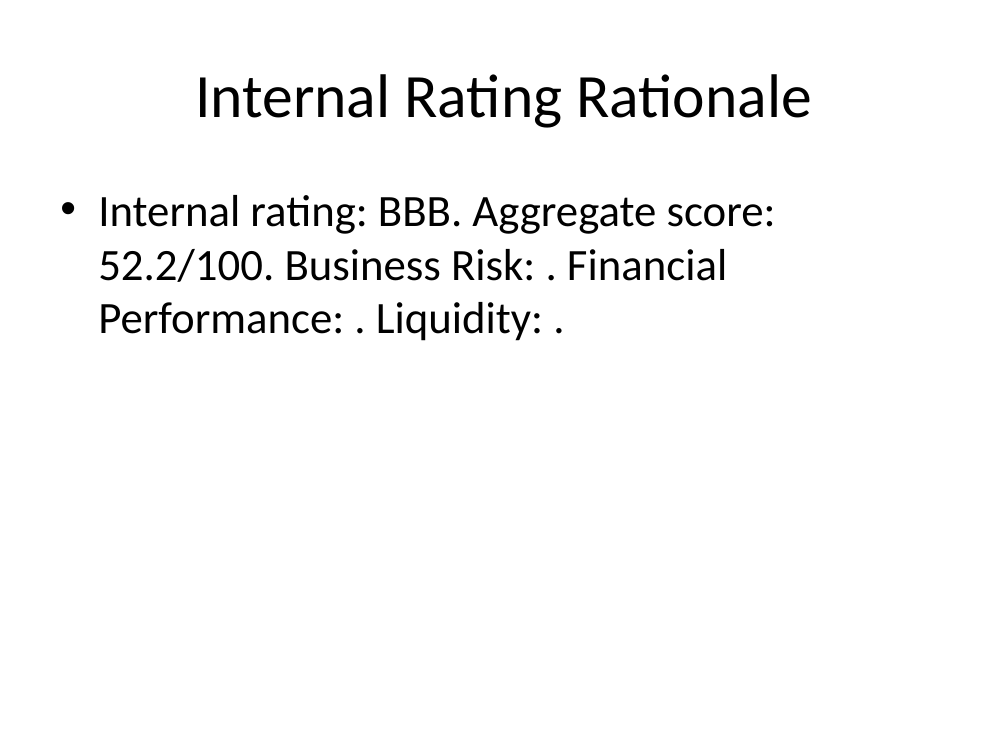
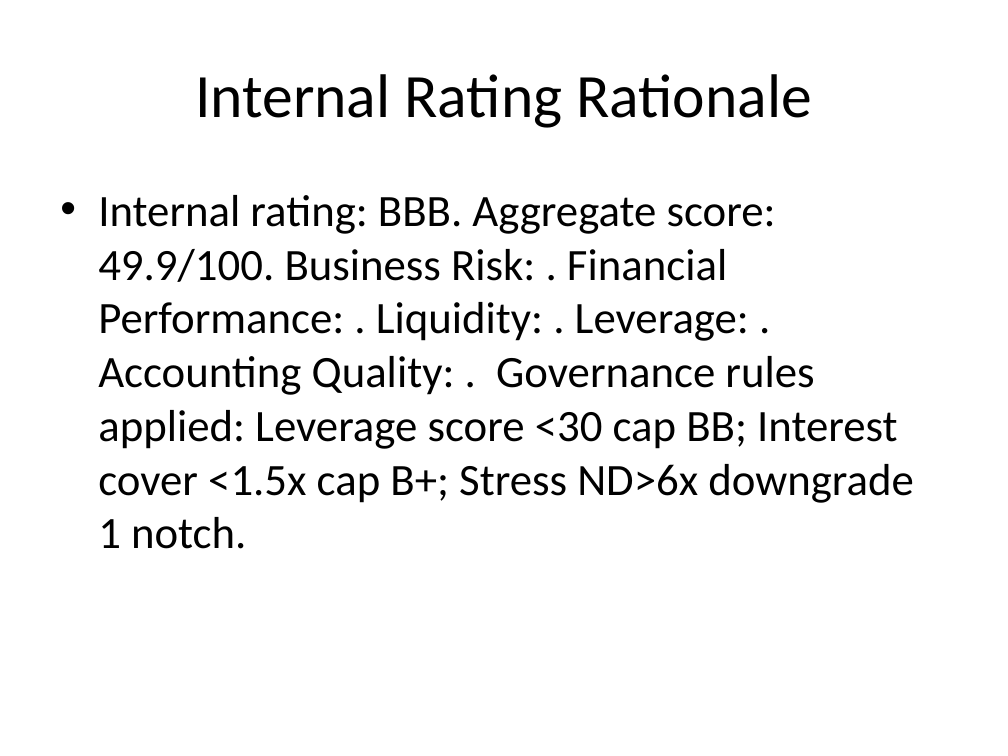
Before and after one commit to Menazza/credit_analysis_ai, a slide deck: slide 8 of test_results/pipeline_output/committee_deck.pptx. Drawn at 1008x756 pixels with LibreOffice and Linux fonts; fonts in the diff are those of the drawing. Boxes give left, top, right and bottom in pixels: in the first picture for what was removed or moved away, otherwise in the second. Text is boxed around its words. In the diff, an @@ line names an element or a change of style, - is before the commit and + after.

```diff
--- a/test_results/pipeline_output/committee_deck.pptx
+++ b/test_results/pipeline_output/committee_deck.pptx
@@ text at (x1=98, y1=195, x2=914, y2=549): text changed @@
-• Internal rating: BBB. Aggregate score: 52.2/100. Business Risk: . Financial Performance: . Liquidity: .
+• Internal rating: BBB. Aggregate score: 49.9/100. Business Risk: . Financial Performance: . Liquidity: . Leverage: . Accounting Quality: . Governance rules applied: Leverage score <30 cap BB; Interest cover <1.5x cap B+; Stress ND>6x downgrade 1 notch.
```
Also in this commit, not shown: 6 other slides changed, 1 slide added, 1 slide removed, 21 other files.
